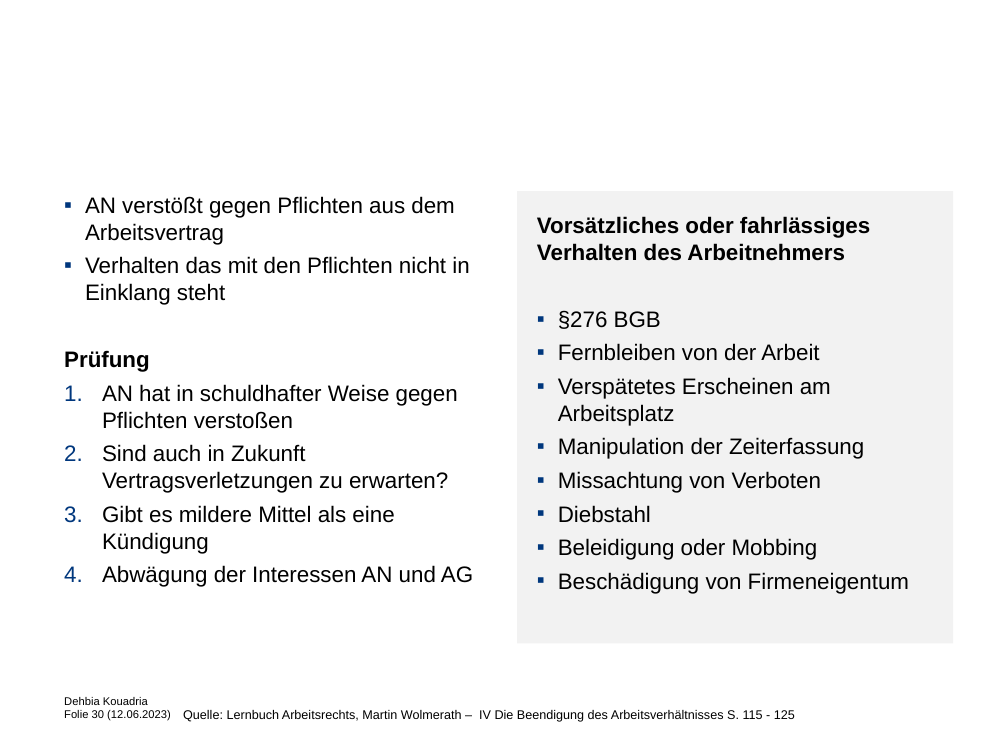
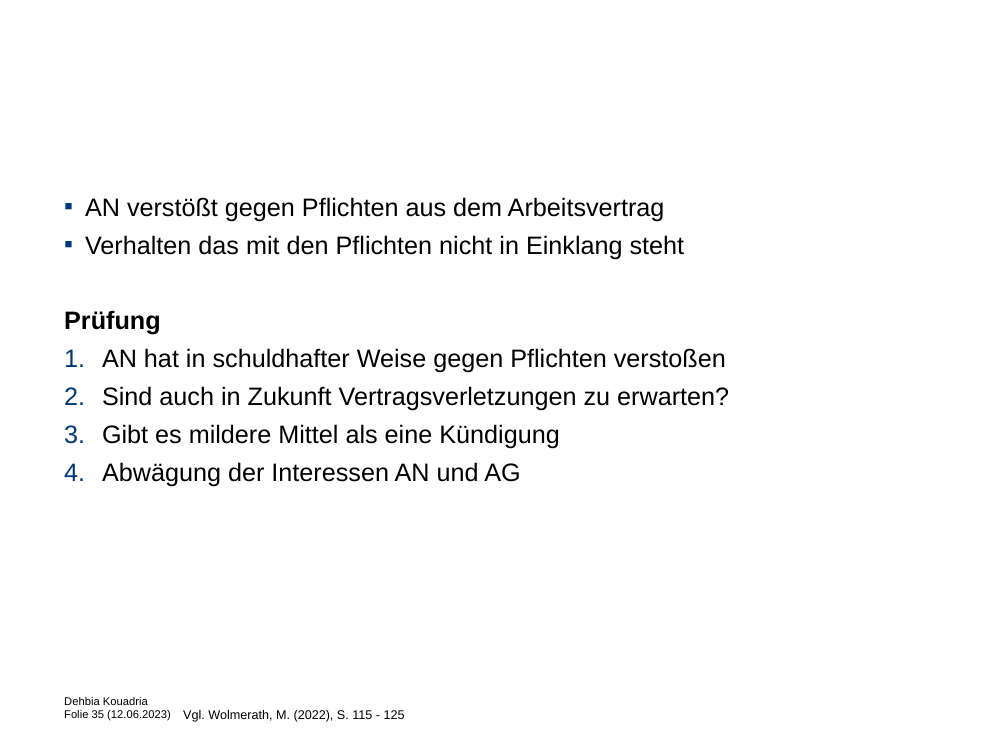
Before and after one commit to Debkou/Weorkshop, a slide deck: slide 35 of folien_dehbia.pptx (slide 30 before the commit). Drawn at 1008x756 pixels with LibreOffice and Linux fonts; fonts in the diff are those of the drawing; background and template pictures are left out. Boxes give left, top, right and bottom in pixels: in the first picture for what was removed or moved away, otherwise in the second. Text is boxed around its words. In the diff, an @@ line names an element or a change of style, - is before the commit and + after.

```diff
--- a/folien_dehbia.pptx
+++ b/folien_dehbia.pptx
@@ text "AN verstößt gegen Pflichten aus ..." at [64, 197, 729, 486]: size 16 to 18 pt @@
@@ text removed at [517, 192, 954, 644] @@
-Vorsätzliches oder fahrlässiges Verhalten des Arbeitnehmers
-▪ §276 BGB
-▪ Fernbleiben von der Arbeit
-▪ Verspätetes Erscheinen am Arbeitsplatz
-▪ Manipulation der Zeiterfassung
-▪ Missachtung von Verboten
-▪ Diebstahl
-▪ Beleidigung oder Mobbing
-▪ Beschädigung von Firmeneigentum
@@ text at [64, 697, 171, 721]: text changed @@
-Dehbia Kouadria
-Folie 30 (12.06.2023)
+Dehbia Kouadria
+Folie 35 (12.06.2023)
@@ text at [183, 710, 405, 722]: text changed @@
-Quelle: Lernbuch Arbeitsrechts, Martin Wolmerath – IV Die Beendigung des Arbeitsverhältnisses S. 115 - 125
+Vgl. Wolmerath, M. (2022), S. 115 - 125
```
Also in this commit, not shown: 42 other slides changed, 7 slides added, 5 other files.
